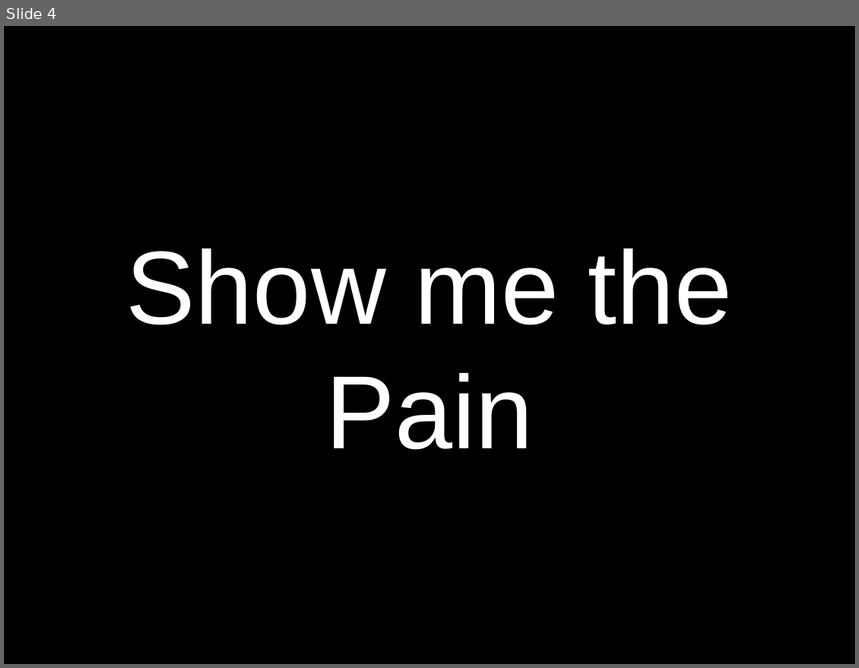
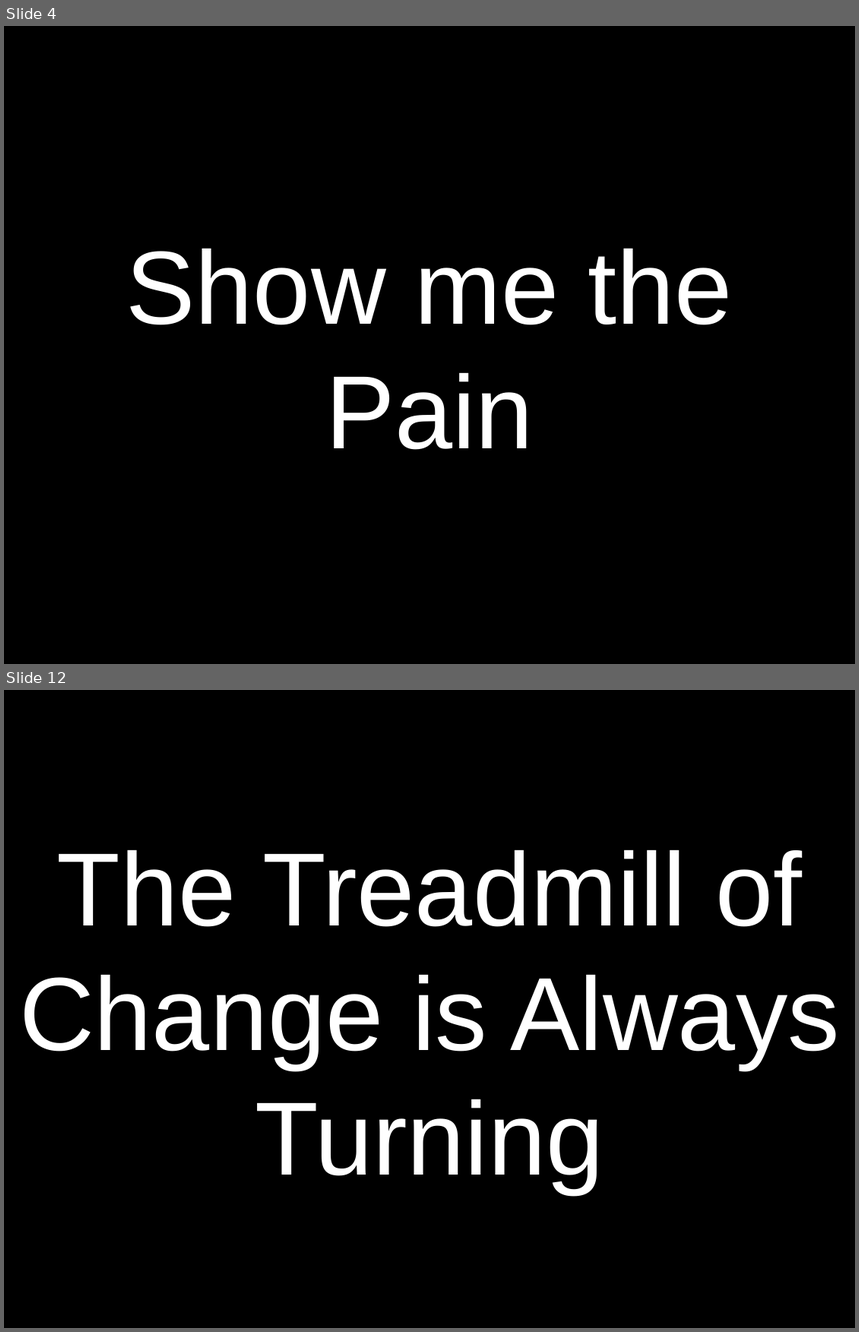
Before and after one commit to craignicol/scotaltdotnet, a slide deck: seattle/HORN Pres.ppt. Shown one above the other, each under a label of ours: slide 4 before the commit, slides 4 and 12 after it; the slides between them are not shown. The pictures are 859x668 and 859x1332 pixels, drawn with LibreOffice and Linux fonts; fonts in the diff are those of the drawing. Boxes give left, top, right and bottom in pixels: in the first picture for what was removed or moved away, otherwise in the second. Text is boxed around its words. In the diff, an @@ line names an element or a change of style, - is before the commit and + after.

```diff
--- a/seattle/HORN Pres.ppt
+++ b/seattle/HORN Pres.ppt
@@ slide 12 added at <box>4,690,855,1328</box>, background #FFFFFF @@
@@ title added at <box>4,690,855,1328</box>, fill #000000, 88 pt, text #FFFFFF @@
+The Treadmill of Change is Always Turning
```
Also in this commit, not shown: 2 slides changed, 6 other slides added.
